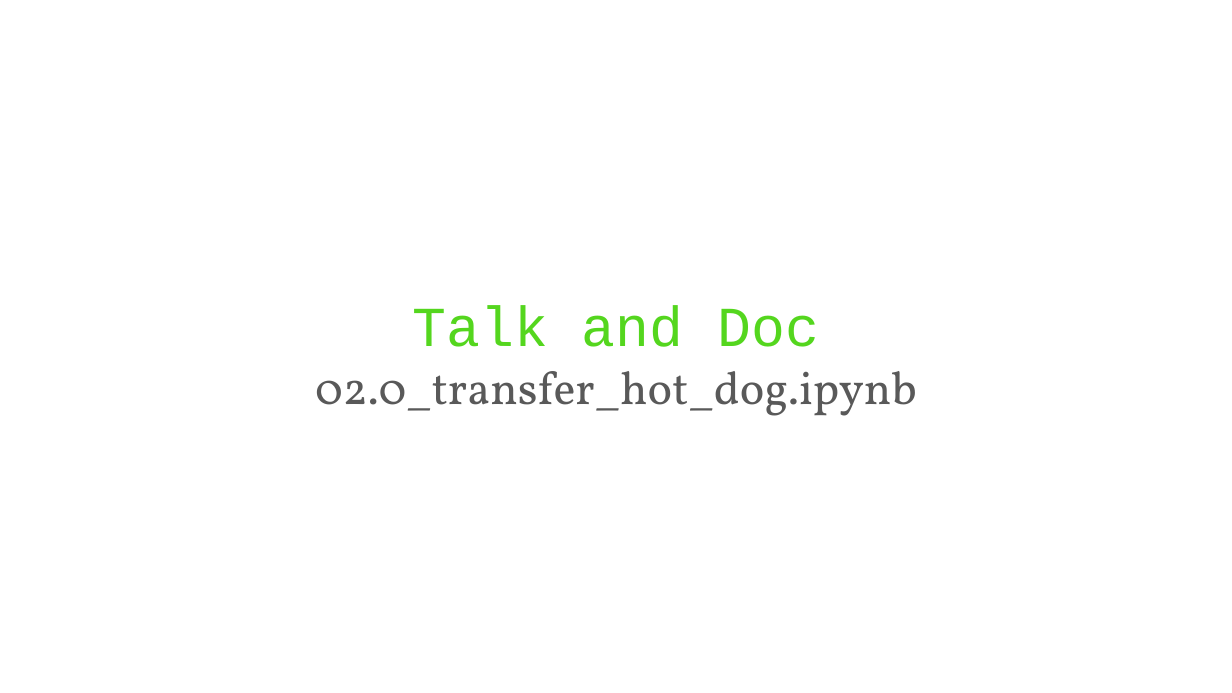
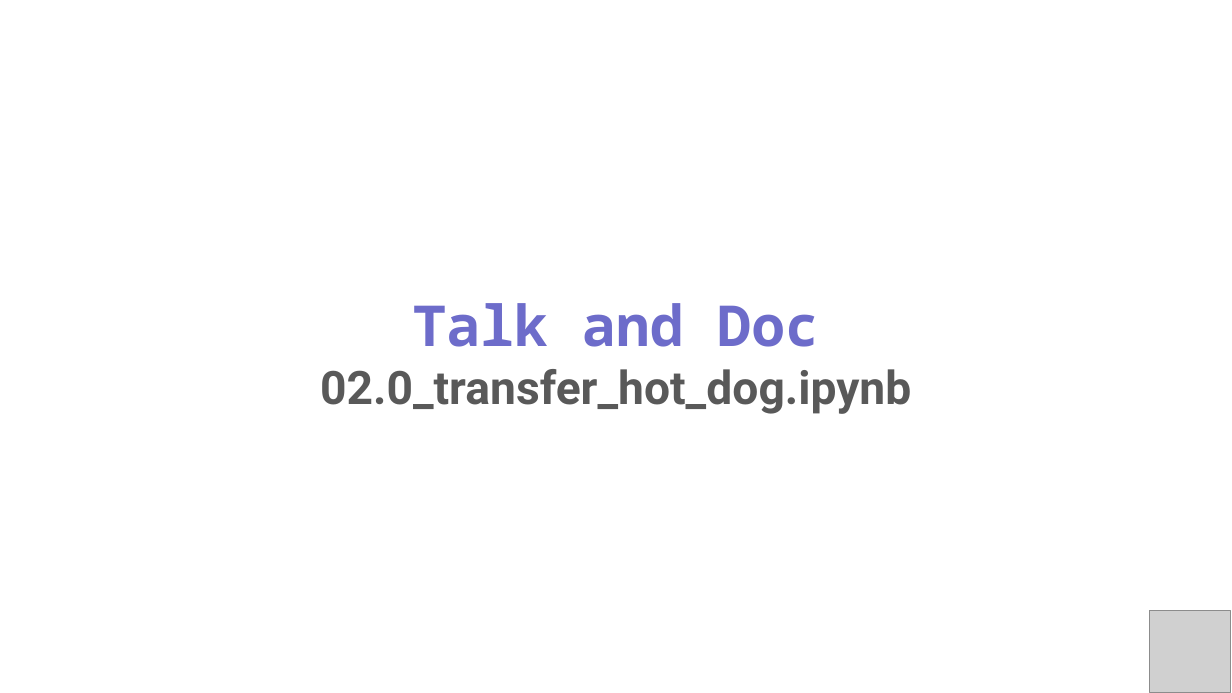
Before and after one commit to PracticumAI/transfer, a slide deck: slide 8 of presentations/02_transfer_learn.pptx. Drawn at 1232x693 pixels with LibreOffice and Linux fonts; fonts in the diff are those of the drawing; grey boxes stand for pictures. Boxes give left, top, right and bottom in pixels: in the first picture for what was removed or moved away, otherwise in the second. Text is boxed around its words. In the diff, an @@ line names an element or a change of style, - is before the commit and + after.

Commit message:
Updated transfer_learn.pptx to new visual standards.

```diff
--- a/presentations/02_transfer_learn.pptx
+++ b/presentations/02_transfer_learn.pptx
@@ text "Talk and Doc" at (320, 303, 911, 414): font Courier New to Noto Sans Mono, text colour #54D61E to #6D6CCA in "Talk and Doc"; bold on; font Vollkorn to Roboto in "02.0_transfer_hot_dog.ipynb" @@
@@ picture added at (1150, 611, 1231, 693) @@
```
Also in this commit, not shown: 14 other slides changed.
